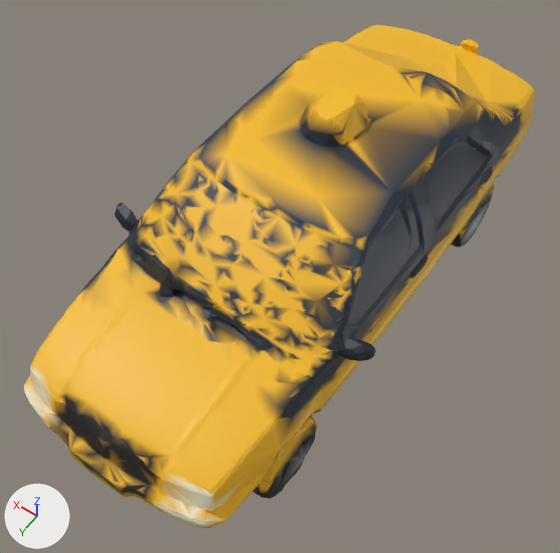
The glTF model public/assets/models/vehicles/taxi_lod1.glb: old version first, new version second.
The view is the same before and after, from a camera (50 mm lens) standing at (-87.6, 139.4, 218.6) and looking at (0.7, 15.8, 24.3). Every picture has the same lights, and +X, +Y and +Z are marked at lower left. The older version comes first. Where no turn or scale is listed for an object, it has been applied to the vertices. Vertices at exactly the same position are counted once.

The older version as bpy lines, for what is in view:
```python
me_geometry_0 = bpy.data.meshes.new('geometry_0')
me_geometry_0.from_pydata(...)  # 8735 vertices, 17527 faces; spans x -44.0..48.0, y -102.0..98.0, z -1.0..74.0
me_geometry_0.materials.append(mat_geometry_0)
ob_geometry_0 = bpy.data.objects.new('geometry_0', me_geometry_0)
ob_geometry_0.location = (0.0, 0.0, 0.0)
```
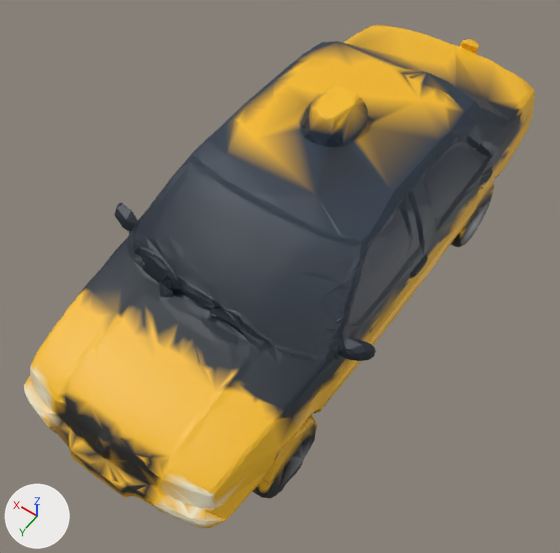
Location of each change, (x1, y1, x2, y2) in pixels of the pictures (560 x 553 px):
part 1 of me_geometry_0, recoloured (darker)
    both: (80, 25, 534, 414)
part 2 of me_geometry_0, recoloured
    both: (85, 42, 515, 414)

The change, as a diff of the scene's bpy script:
```diff
--- a/public/assets/models/vehicles/taxi_lod1.glb.py
+++ b/public/assets/models/vehicles/taxi_lod1.glb.py
@@ me_geometry_0 @@
 me_geometry_0.from_pydata(...)  # 8735 vertices, 17527 faces; spans x -44.0..48.0, y -102.0..98.0, z -1.0..74.0
 # used by ob_geometry_0; location = (0.0, 0.0, 0.0)
+# me_geometry_0 part 1: 1184 faces centred in x -33.0..38.0, y -102.0..67.0, z 22.0..73.0 are repainted in the vertex colours; the middle colour goes from yellow #f3b91c to dark blue #1c2a35
+# me_geometry_0 part 2: 844 faces centred in x -42.0..38.0, y -101.0..63.0, z 21.0..70.0 are repainted in the vertex colours; the middle colour goes from yellow #b4881c to dark blue #1c2a35
 me_geometry_0.materials.append(mat_geometry_0)
```
